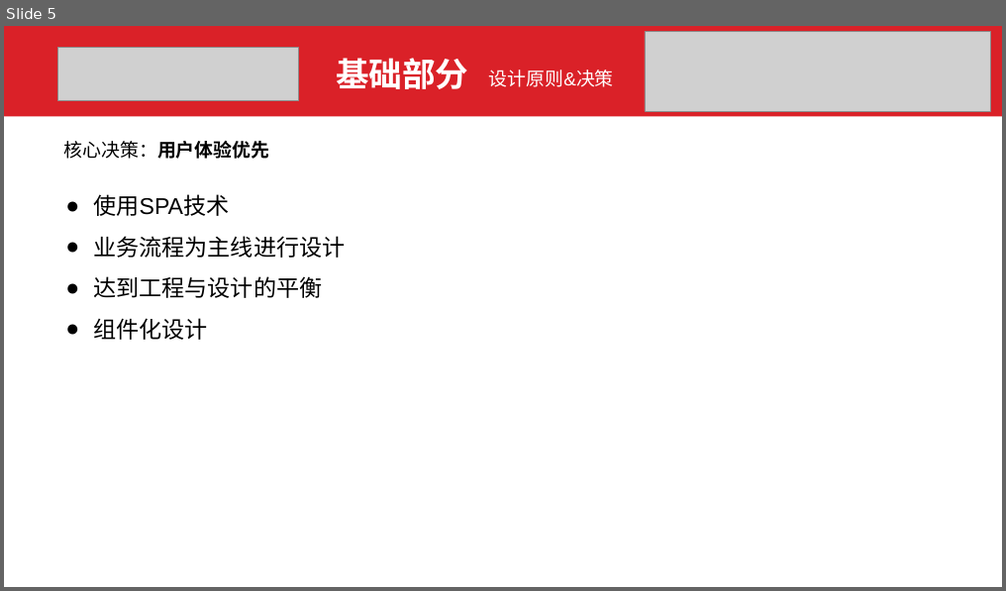
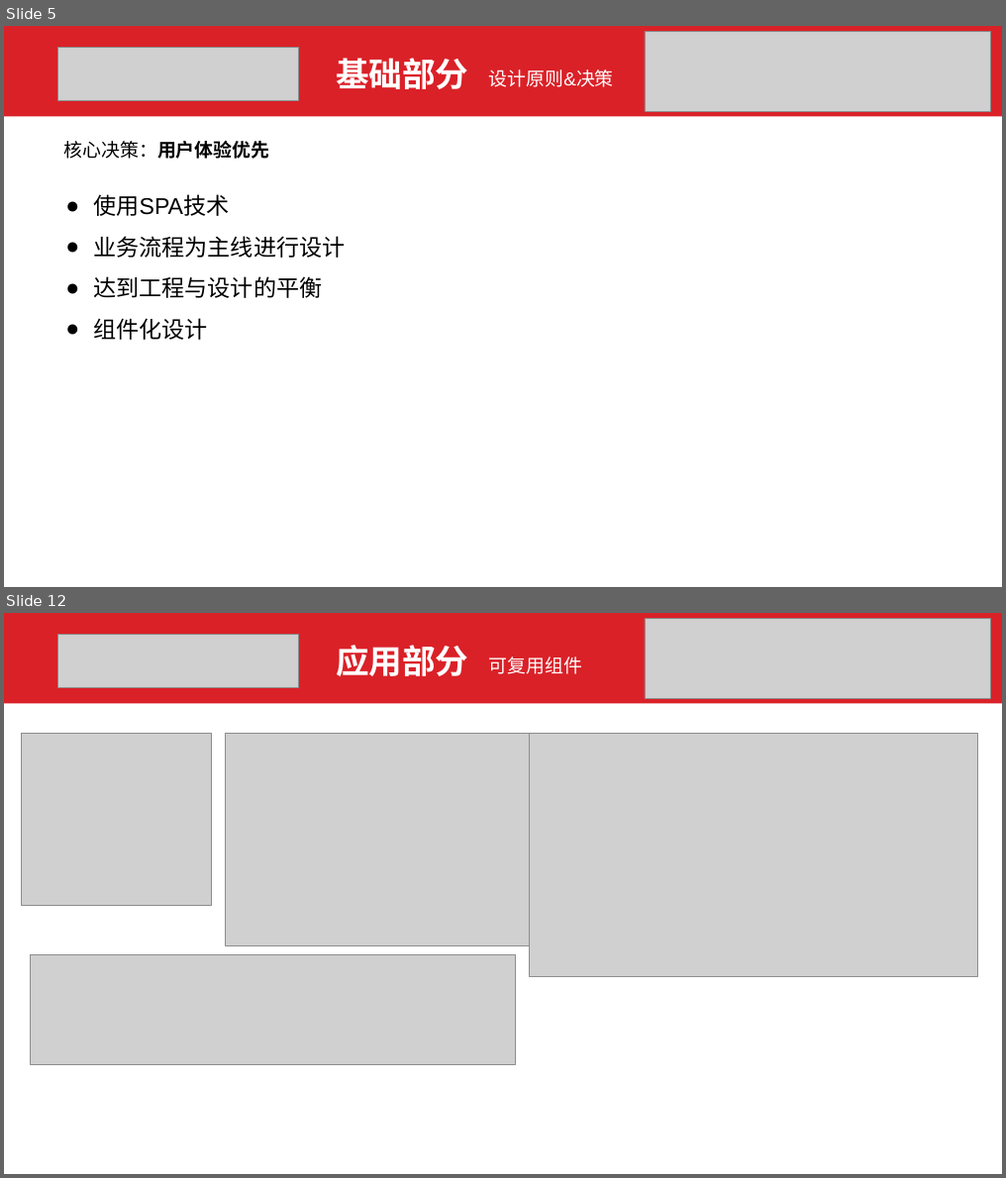
Before and after one commit to 0xcaffebabe/graduate-design, a slide deck: 答辩PPT.pptx. Shown one above the other, each under a label of ours: slide 5 before the commit, slides 5 and 12 after it; the slides between them are not shown. The pictures are 1006x591 and 1006x1178 pixels, drawn with LibreOffice and Linux fonts; fonts in the diff are those of the drawing; grey boxes stand for pictures. Boxes give left, top, right and bottom in pixels: in the first picture for what was removed or moved away, otherwise in the second. Text is boxed around its words. In the diff, an @@ line names an element or a change of style, - is before the commit and + after.

```diff
--- a/答辩PPT.pptx
+++ b/答辩PPT.pptx
@@ slide 12 added at bbox=[4, 613, 1002, 1174], background #FFFFFF @@
@@ rectangle added at bbox=[4, 613, 1002, 703], fill #DA2128 @@
@@ picture added at bbox=[57, 635, 298, 688] @@
@@ picture added at bbox=[645, 618, 991, 698] @@
@@ text added at bbox=[336, 645, 468, 676], 32 pt, text #FFFFFF, bold @@
+应用部分
@@ text added at bbox=[489, 657, 582, 674], 18 pt, text #FFFFFF @@
+可复用组件
@@ picture added at bbox=[21, 733, 211, 905] @@
@@ picture added at bbox=[226, 733, 530, 947] @@
@@ picture added at bbox=[530, 733, 978, 977] @@
@@ picture added at bbox=[30, 956, 515, 1064] @@
```
Also in this commit, not shown: 6 other slides added.
